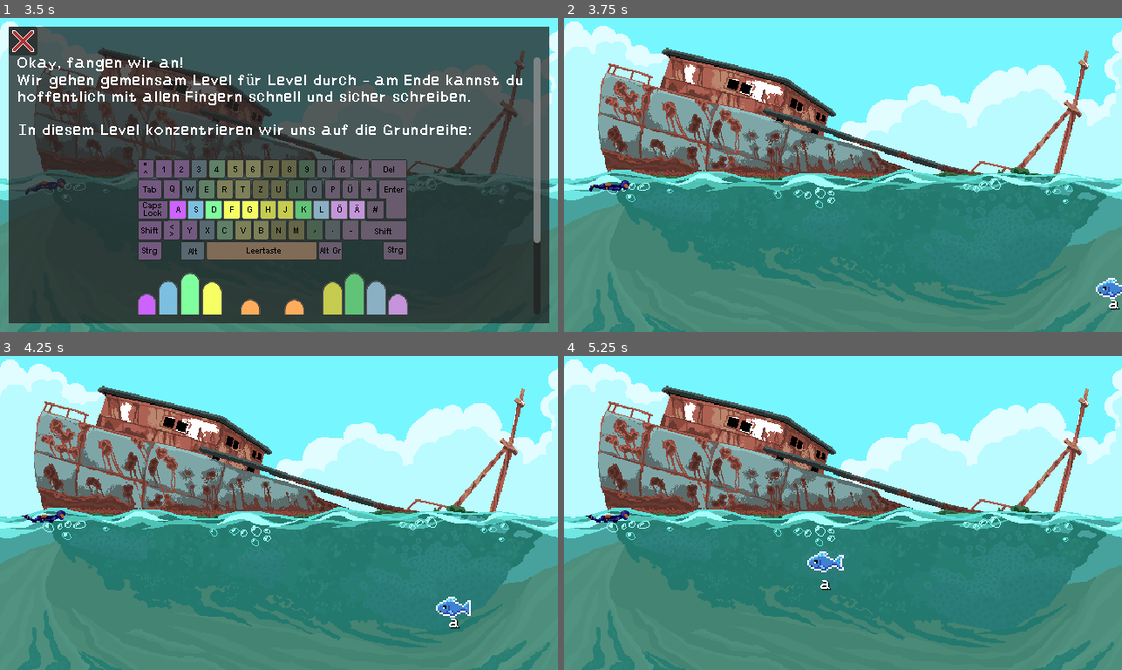
Above: before the commit, frames 1-4 (two rows, left to right).
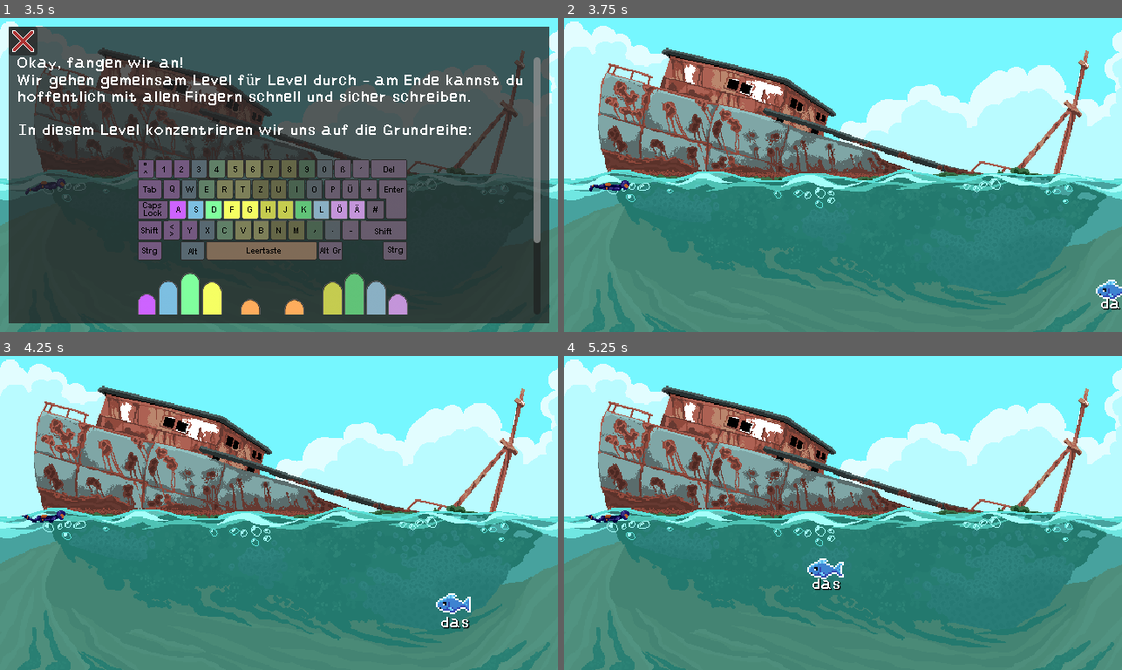
Above: after the commit, the same moments.

Repository: lehmius/typing-tides
Game: Godot game, scene res://scenes/game.tscn
Two runs of this game, one before a commit and one after it. Both use one fixed random seed, a clock stepped at 60 frames per second and the inputs below. The engine's default icon, where the game draws it, is replaced by a stand-in: a white triangle on a blue panel in a dark square.
Inputs (mouse positions are in pixels of both pictures, inside the frame that each line leads up to):
- Up to frame 1 (3.5 s): tap Enter at 0.5 s; move the mouse to (401, 159) at 0.52 s; click (401, 159) at 0.67 s; click (22, 39) at 1.25 s; tap Space at 2 s; move the mouse to (167, 190) at 2.02 s; click (167, 190) at 2.17 s; click (78, 96) at 2.75 s
- Up to frame 2 (3.75 s): click (586, 39) at 3.5 s
- Up to frame 3 (4.25 s): no input
- Up to frame 4 (5.25 s): move the mouse to (898, 443) at 4.27 s; click (898, 443) at 4.42 s; move the mouse to (815, 575) at 5.02 s; click (815, 575) at 5.17 s

Frame 1 is identical in both runs. In frame 2, 0.2% of the frame differs, in the area x 95-100%, y 82-94%; in frame 3, 0.4%; in frame 4, 0.5%, in the area x 43-51%, y 62-75%.

Commit message:
Changed data loader to limit leveldata size - as previously some levels required over 5k words to be typed

Diff:
--- a/scripts/data_loader.gd
+++ b/scripts/data_loader.gd
@@ -67,4 +67,10 @@
 		var index=randi_range(0,min(randomness,workData.size()-1)) #Generate a random index to take out of workData from the first "randomness" values
 		levelWords+=[workData[index]]
 		workData.remove_at(index)
+	if levelID==1:
+		levelWords.resize(15)
+	elif levelID==2:
+		levelWords.resize(25)
+	else:
+		levelWords.resize(15+5*levelID)
 	return levelWords
--- a/scripts/game_state_handler.gd
+++ b/scripts/game_state_handler.gd
@@ -59,7 +59,10 @@
 
 	# Load start level. THIS MUST BE DONE AFTER CREATING TIMER
 	loadLevel(-4)
-	getMaxScore(1)
+	'''
+	for i in range(1,8):
+		print("Max score for level",i,":",getMaxScore(i))
+	'''
 
 func _physics_process(delta: float) -> void:
 	if not GlobalState.isPaused:
@@ -437,11 +440,11 @@
 ## Calculates the maximum score possible in a level
 ## Due to randomness, 10 interations are calculated and the max is taken
 ##
-## @returns: void
-func getMaxScore(id)->void:
+## @returns: float - the max score of the level
+func getMaxScore(id)->float:
 	var max=0
 	var score=0
-	for i in range(100):
+	for i in range(20):
 		var leveldata=DataLoader.getLevelWords(id)
 		var combo=0
 		score=0
@@ -450,4 +453,4 @@
 				combo+=1
 			score+=combo*entry["difficulty"]
 		if score>max: max=score
-	print(score)
+	return score
